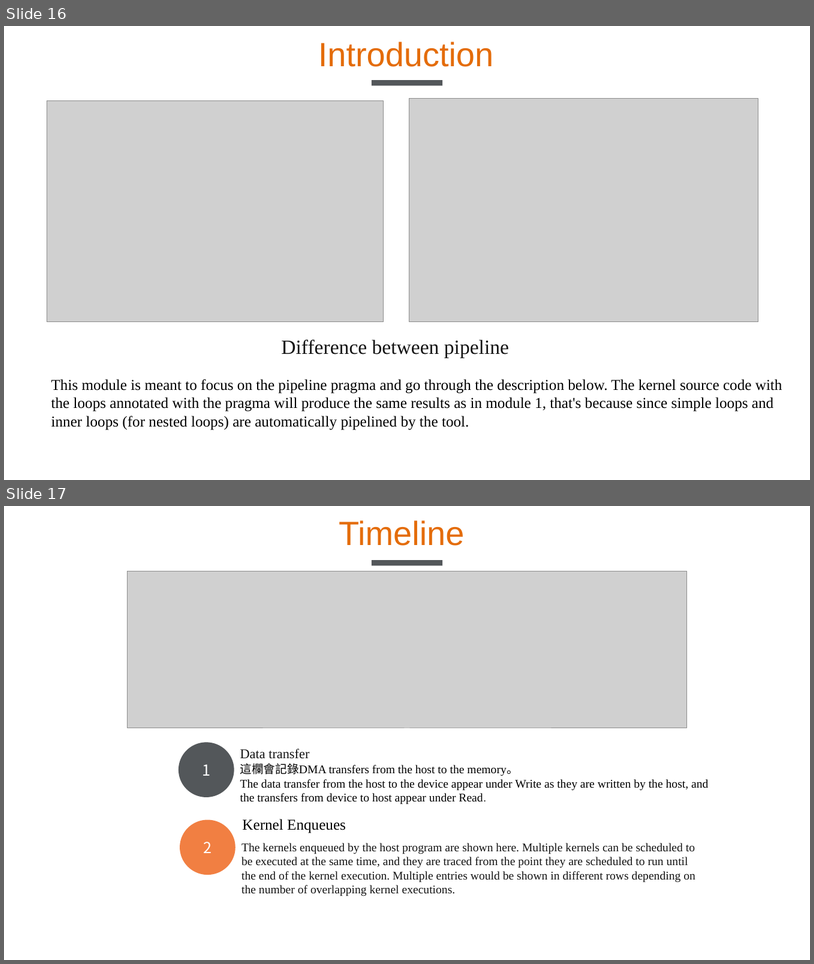
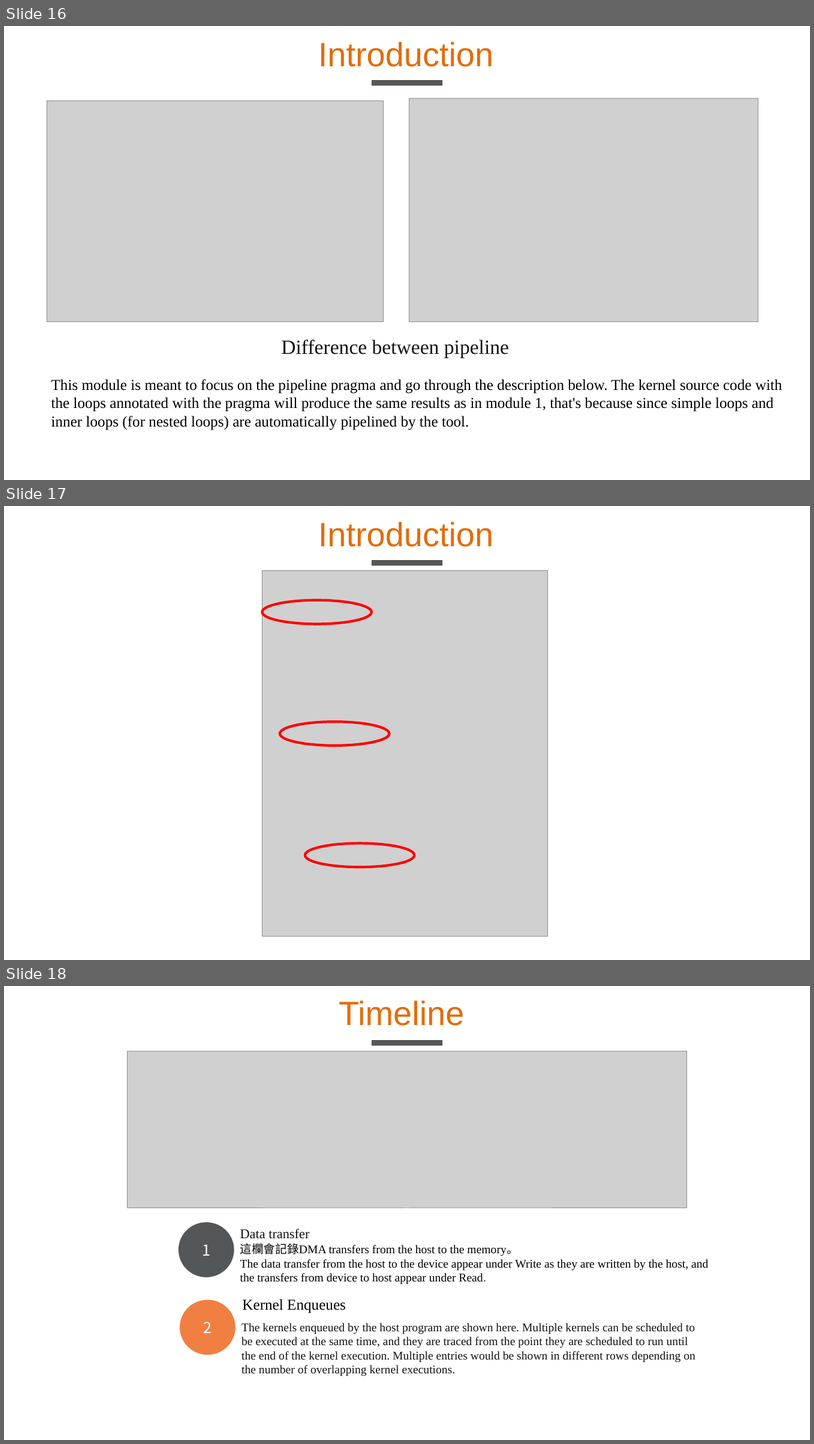
Before and after one commit to hank871116/HLS_LAB_B_5, a slide deck: PPT/110061638_lab_b.pptx. Shown one above the other, each under a label of ours: slides 16 and 17 before the commit, slides 16, 17 and 18 after it. The pictures are 814x964 and 814x1444 pixels, drawn with LibreOffice and Linux fonts; fonts in the diff are those of the drawing; grey boxes stand for pictures. Boxes give left, top, right and bottom in pixels: in the first picture for what was removed or moved away, otherwise in the second. Text is boxed around its words. In the diff, an @@ line names an element or a change of style, - is before the commit and + after.

```diff
--- a/PPT/110061638_lab_b.pptx
+++ b/PPT/110061638_lab_b.pptx
@@ slide 17 added at [4,506,810,960], background #FFFFFF @@
@@ text added at [318,522,494,547], 40 pt, text #E46C0A @@
+Introduction
@@ picture added at [263,570,548,936] @@
@@ rectangle added at [372,560,443,565], fill #53575A @@
@@ ellipse added at [263,600,372,624], outline #FF0000 3 pt @@
@@ ellipse added at [280,721,389,745], outline #FF0000 3 pt @@
@@ ellipse added at [305,843,415,867], outline #FF0000 3 pt @@
@@ what was slide 17 is now slide 18 @@
```
Also in this commit, not shown: 1 slide changed.
